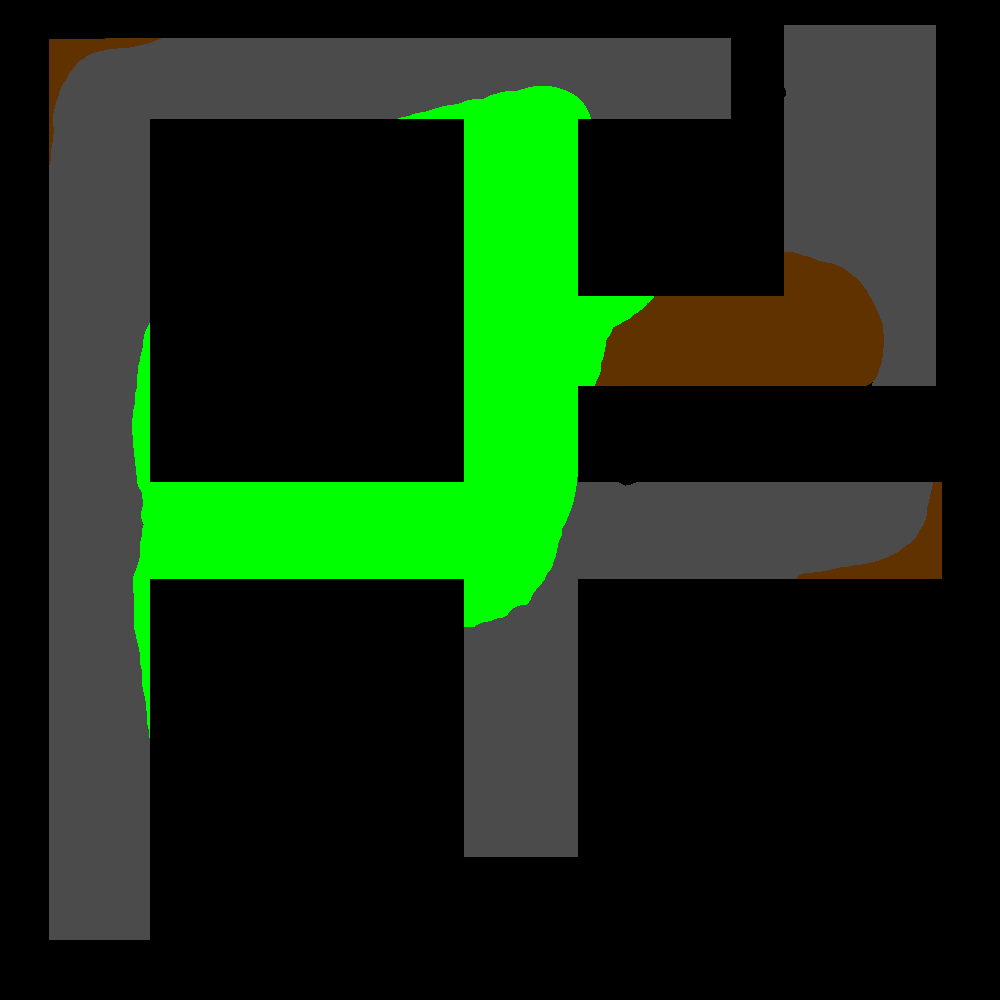
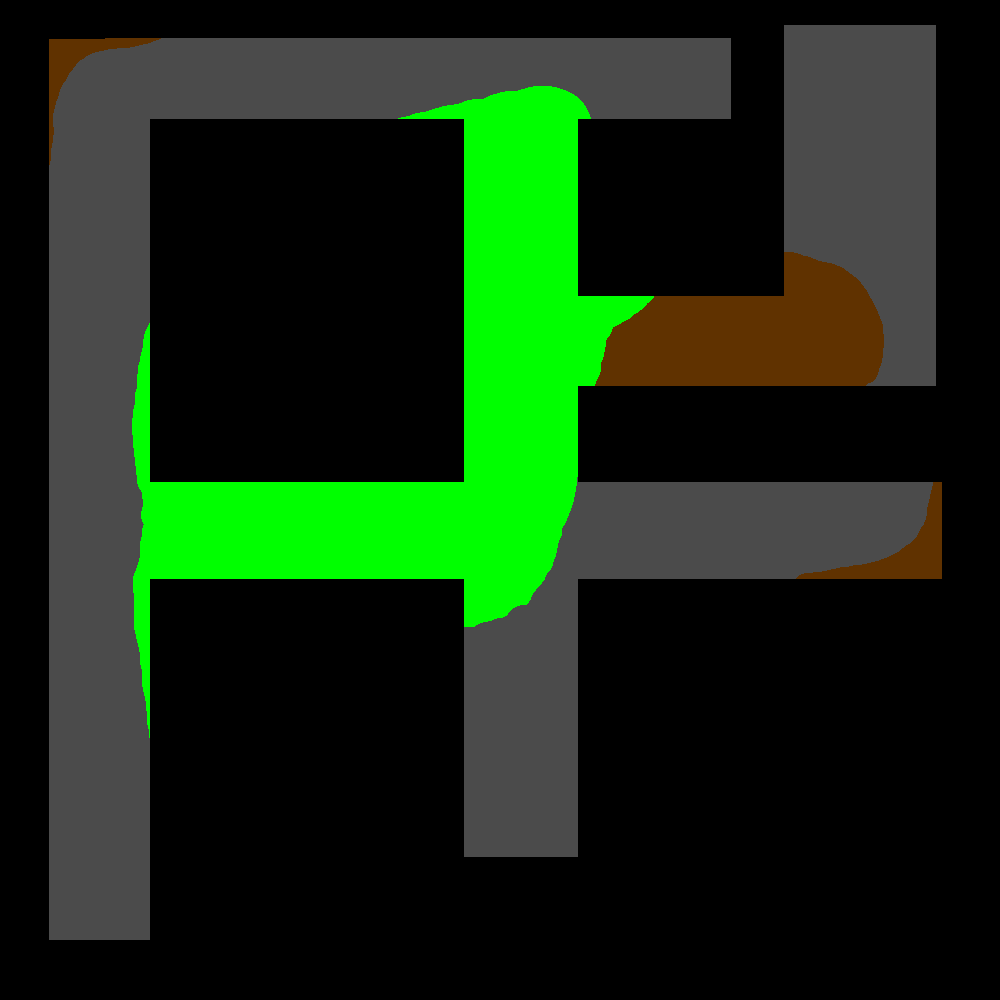
The second 1000×1000 image is a revision of the first. Changes to its layers:
painted on "Layer 1" over bbox(619, 88, 873, 486)
